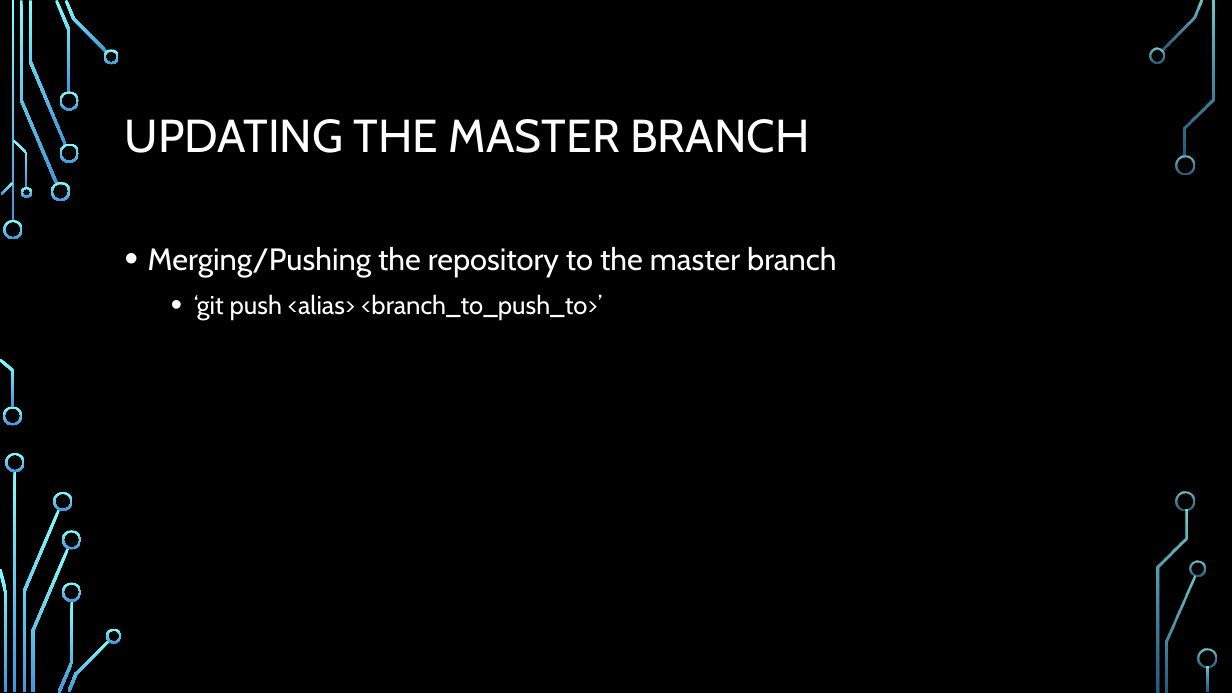
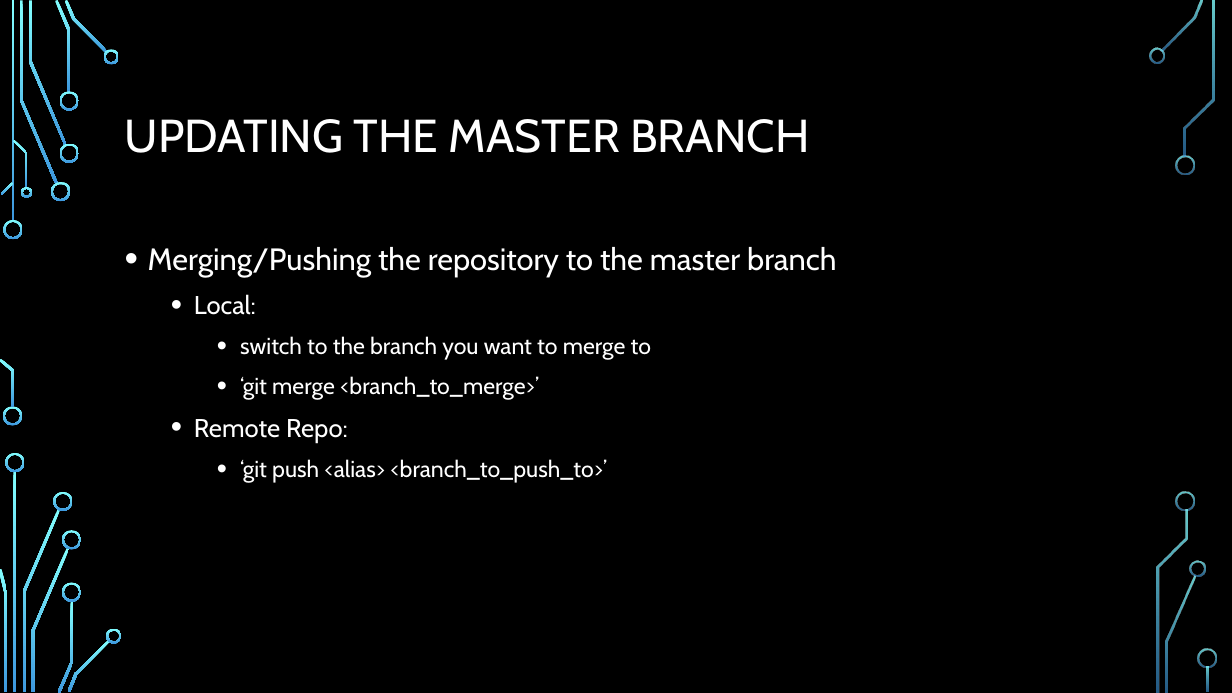
Before and after one commit to dbowmans46/PracticalProgramming, a slide deck: slide 28 of Git Tutorial/Git Tutorial.pptx. Drawn at 1232x693 pixels with LibreOffice and Linux fonts; fonts in the diff are those of the drawing; background and template pictures are left out. Boxes give left, top, right and bottom in pixels: in the first picture for what was removed or moved away, otherwise in the second. Text is boxed around its words. In the diff, an @@ line names an element or a change of style, - is before the commit and + after.

```diff
--- a/Git Tutorial/Git Tutorial.pptx
+++ b/Git Tutorial/Git Tutorial.pptx
@@ text at (x1=194, y1=294, x2=651, y2=442): paragraphs added @@
+  • Local:
+    • switch to the branch you want to merge to
+    • ‘git merge <branch_to_merge>’
+  • Remote Repo:
@@ text at (x1=240, y1=459, x2=607, y2=483): size 20 to 18 pt in "‘git push <alias> <branch_to_push_to>’"; list level 2 to 3 in "‘git push <alias> <branch_to_push_to>’" @@
```
Also in this commit, not shown: 1 other slide changed, 2 slides added.
